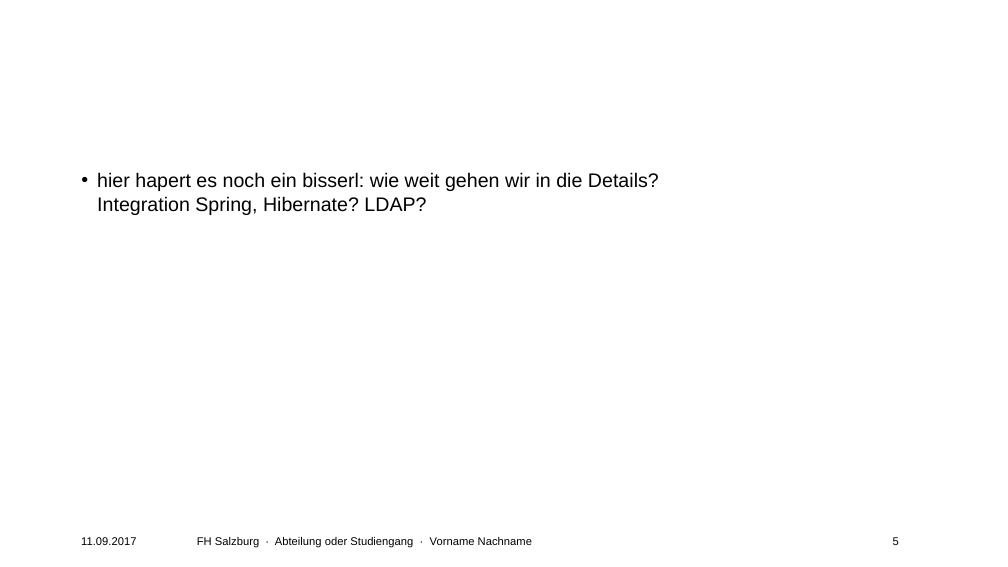
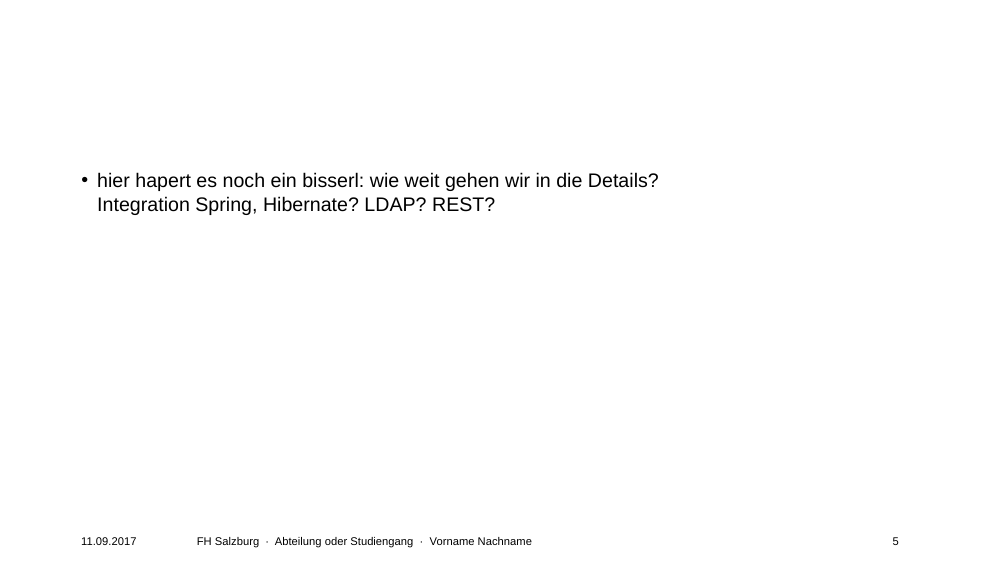
Before and after one commit to reikla/RD-Project, a slide deck: slide 5 of Projektplanung/Endabgabedokumente/R&D-Endpraesentation - work in progress.pptx. Drawn at 1008x567 pixels with LibreOffice and Linux fonts; fonts in the diff are those of the drawing; background and template pictures are left out. Boxes give left, top, right and bottom in pixels: in the first picture for what was removed or moved away, otherwise in the second. Text is boxed around its words. In the diff, an @@ line names an element or a change of style, - is before the commit and + after.

```diff
--- a/Projektplanung/Endabgabedokumente/R&D-Endpraesentation - work in progress.pptx
+++ b/Projektplanung/Endabgabedokumente/R&D-Endpraesentation - work in progress.pptx
@@ text at (97,172,659,215): text changed @@
-• hier hapert es noch ein bisserl: wie weit gehen wir in die Details? Integration Spring, Hibernate? LDAP?
+• hier hapert es noch ein bisserl: wie weit gehen wir in die Details? Integration Spring, Hibernate? LDAP? REST?
```
Also in this commit, not shown: 7 other slides changed, 1 slide added.
